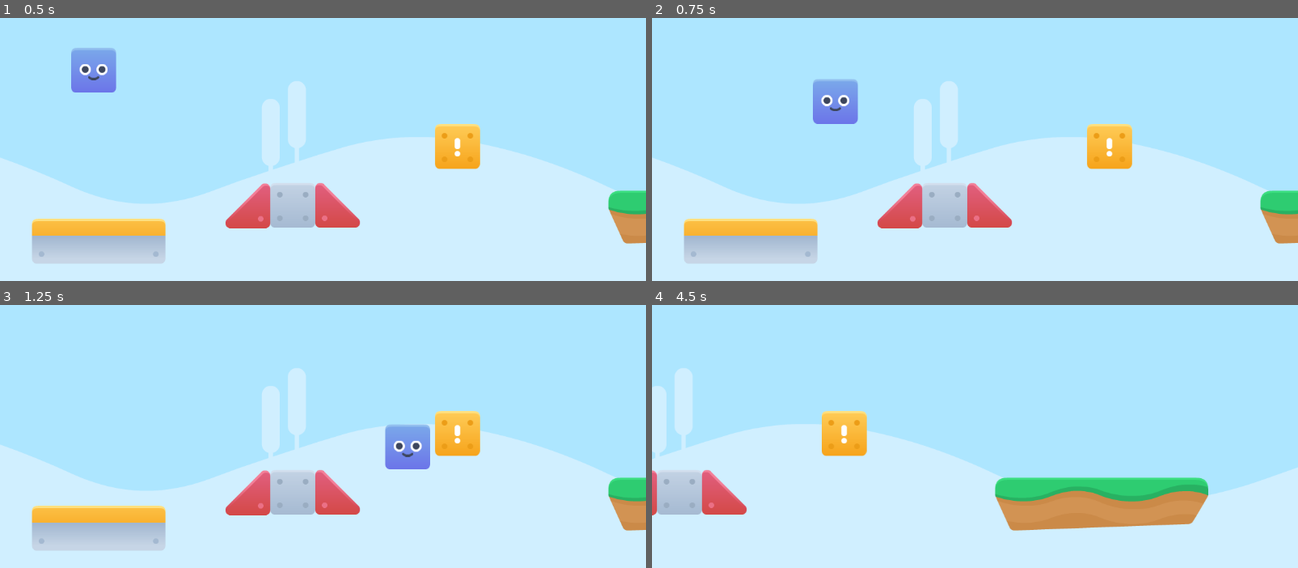
Above: before the commit, frames 1-4 (two rows, left to right).
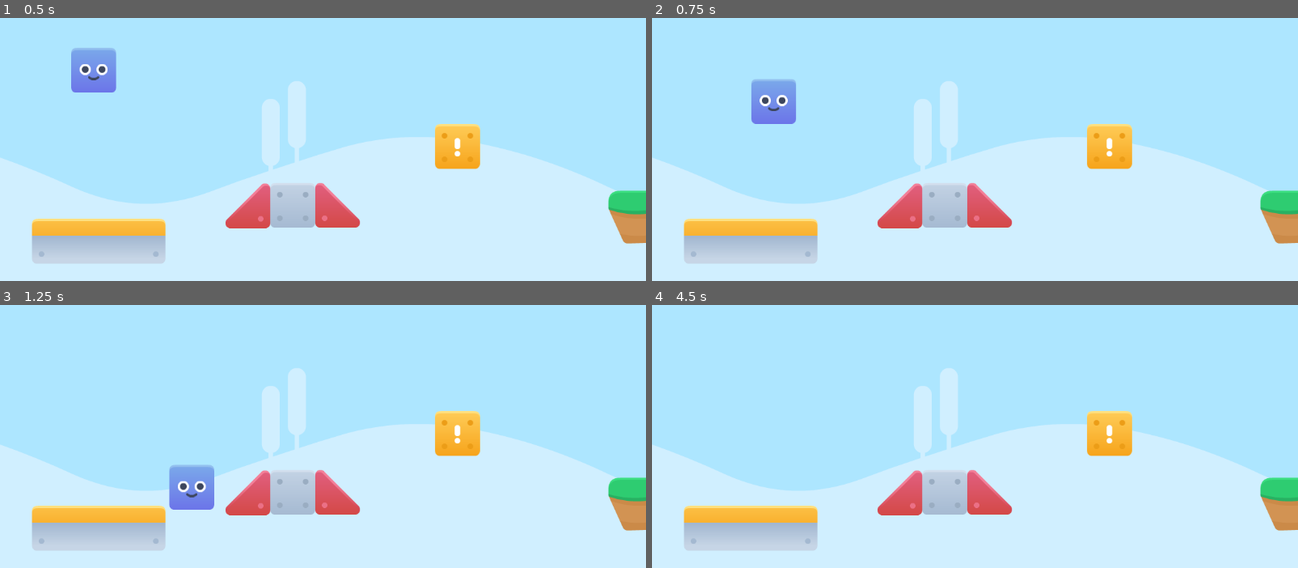
Above: after the commit, the same moments.

Repository: daribot/shapeuniverse
Game: Godot game, scene res://level1.tscn
Same seed, same stepped clock (60 frames per second), same inputs: the game is played once before the commit and once after it.
Inputs:
- Up to frame 1 (0.5 s): no input
- Up to frame 2 (0.75 s): hold Right (derecha) from 0.53 s (still down); tap A (a) at 0.6 s
- Up to frame 3 (1.25 s): keep holding Right (derecha); tap Up (saltar) at 0.77 s; tap D (d) at 0.8 s
- Up to frame 4 (4.5 s): tap D (d) at 1.35, 3.05, 3.6 s; tap Up (saltar) at 1.52, 3.02, 3.77 s; tap W (w) at 1.55, 2.1, 3.8, 4.35 s; release Right (derecha) at 2.03 s; hold Left (izquierda) 2.03-2.78 s; tap A (a) at 2.3, 2.85 s; hold Right (derecha) 2.78-4.28 s; hold Left (izquierda) from 4.28 s (still down)

Frame 1 is identical in both runs. In frame 2, 2.3% of the frame differs, in the area x 15-32%, y 23-41%; in frame 3, 2.3%; in frame 4, 32%, in the area x 0-100%, y 24-94%.

Commit message:
Fourth update for level1.tscn

Diff:
--- a/level1.tscn
+++ b/level1.tscn
@@ -17,6 +17,7 @@
 [ext_resource type="Texture2D" uid="uid://c1kvfpbdc6t85" path="res://assets/kenney_jumper-pack/PNG/Environment/ground_stone.png" id="15_3l65w"]
 [ext_resource type="Texture2D" uid="uid://k0c531t8frb8" path="res://assets/kenney_shape-characters/PNG/Default/tile_half_center.png" id="16_beq0j"]
 [ext_resource type="Texture2D" uid="uid://cmg2pj2xdkp26" path="res://assets/kenney_shape-characters/PNG/Default/tile_half_right.png" id="17_nauge"]
+[ext_resource type="Texture2D" uid="uid://dl17sar55saw4" path="res://assets/kenney_jumper-pack/PNG/Environment/ground_wood.png" id="18_beq0j"]
 
 [sub_resource type="RectangleShape2D" id="RectangleShape2D_eqrsh"]
 size = Vector2(380, 102)
@@ -29,13 +30,16 @@
 
 [sub_resource type="RectangleShape2D" id="RectangleShape2D_usj0q"]
 size = Vector2(86, 80)
+
+[sub_resource type="RectangleShape2D" id="RectangleShape2D_nauge"]
+size = Vector2(364, 89)
 
 [node name="Node2D" type="Node2D"]
 
 [node name="Jugador" parent="." instance=ExtResource("4_v8kj3")]
 position = Vector2(167, 227)
 gravity = 350
-speed = 800
+speed = 250
 
 [node name="Camera2D" type="Camera2D" parent="." node_paths=PackedStringArray("object_to_follow")]
 position = Vector2(574, 326)
@@ -195,6 +199,17 @@
 position = Vector2(0, 1)
 shape = SubResource("RectangleShape2D_usj0q")
 
+[node name="StaticBody2D6" type="StaticBody2D" parent="Plats"]
+position = Vector2(3606, -24)
+
+[node name="GroundWood" type="Sprite2D" parent="Plats/StaticBody2D6"]
+z_index = 1
+texture = ExtResource("18_beq0j")
+
+[node name="CollisionShape2D" type="CollisionShape2D" parent="Plats/StaticBody2D6"]
+position = Vector2(1, 0.5)
+shape = SubResource("RectangleShape2D_nauge")
+
 [node name="BgLayer5" type="Sprite2D" parent="."]
 position = Vector2(5078, 244)
 texture = ExtResource("12_hx44q")
Not shown: 1 places in level1.tscn that only renumber resources
